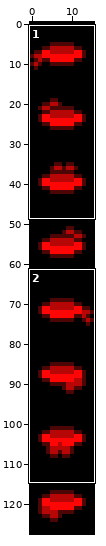
Two versions of one sprite sheet, assets/images/Bandana/Bandana.png. The picture above shows the old version from afar; the outline marks the close-up.
Close-up. As it was:
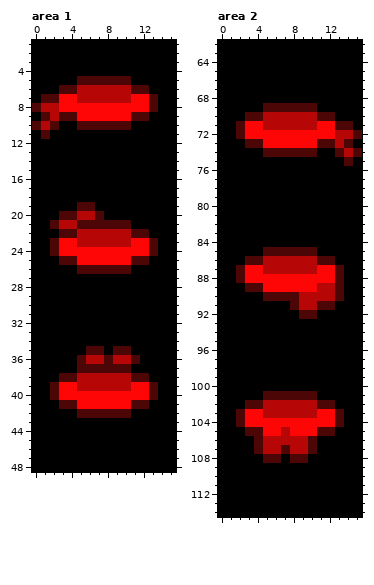
The file is 16x128 pixels. Shown: area 1: x 0..15, y 1..48; area 2: x 0..15, y 62..114.
After:
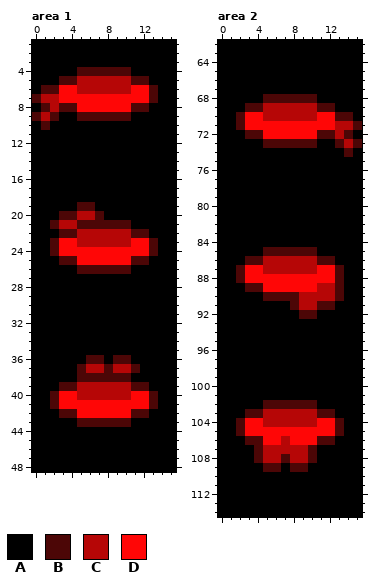
Palette (. is transparent): A #000000  B #4c0606  C #b60606  D #ff0606
Message: Minor updates to Coin and Bandana animations
From old to new:
Area 1:
y 4: x 5..10 AAAAAA -> BBBBBB
y 5: x 3..12 AABBBBBBAA -> BBCCCCCCBB
y 6: x 1..4 AABB -> BBDD; x 11..13 BBA -> DDB
y 7: x 0..2 ABB -> BCC; x 5..10 CCCCCC -> DDDDDD
y 8: x 0..1 BC -> AB; x 3..4 DD -> BB; x 11..13 DDB -> BBA
y 9: x 0..12 ABCBBDDDDDDBB -> BCBAABBBBBBAA
y 10: x 0..2 BCB -> ABA; x 5..10 BBBBBB -> AAAAAA
y 11: x 1 B -> A
y 35: x 6..7 BB -> AA; x 9..10 BB -> AA
y 36: x 5..11 BCCBCCB -> ABBABBA
y 37: x 6..7 BB -> CC; x 9..11 BBA -> CCB
y 38: x 3..12 BBCCCCCCBB -> AABBBBBBAA
y 39: x 2..4 BDD -> ABB; x 11..13 DDB -> BBA
y 40: x 5..10 DDDDDD -> CCCCCC
y 41: x 2..4 ABB -> BDD; x 11..13 BBA -> DDB
y 42: x 3..12 AABBBBBBAA -> BBDDDDDDBB
y 43: x 5..10 AAAAAA -> BBBBBB
Area 2:
y 68: x 5..10 AAAAAA -> BBBBBB
y 69: x 3..12 AABBBBBBAA -> BBCCCCCCBB
y 70: x 2..4 ABB -> BDD; x 11..14 BBAA -> DDBB
y 71: x 5..10 CCCCCC -> DDDDDD; x 13..15 BBA -> CCB
y 72: x 2..4 BDD -> ABB; x 11..12 DD -> BB; x 14..15 CB -> BA
y 73: x 3..15 BBDDDDDDBBCBA -> AABBBBBBAABCB
y 74: x 5..10 BBBBBB -> AAAAAA; x 13..15 BCB -> ABA
y 75: x 14 B -> A
y 101: x 5..10 BBBBBB -> AAAAAA
y 102: x 3..12 BBCCCCCCBB -> AABBBBBBAA
y 103: x 2..4 BDD -> ABB; x 11..13 DDB -> BBA
y 104: x 5..10 DDDDDD -> CCCCCC
y 105: x 2..4 ABB -> BDD; x 7 C -> D; x 11..13 BBA -> DDB
y 106: x 3 A -> B; x 5..6 CC -> DD; x 8..12 CCBAA -> DDDBB
y 107: x 7 B -> C
y 108: x 4..10 ABBABBA -> BCCBCCB
y 109: x 5..6 AA -> BB; x 8..9 AA -> BB
Pixel boxes of the changes (left, top, right, bottom) in both close-ups:
changed: (32, 67, 158, 139)
changed: (50, 346, 158, 427)
changed: (236, 94, 362, 166)
changed: (236, 391, 344, 472)
